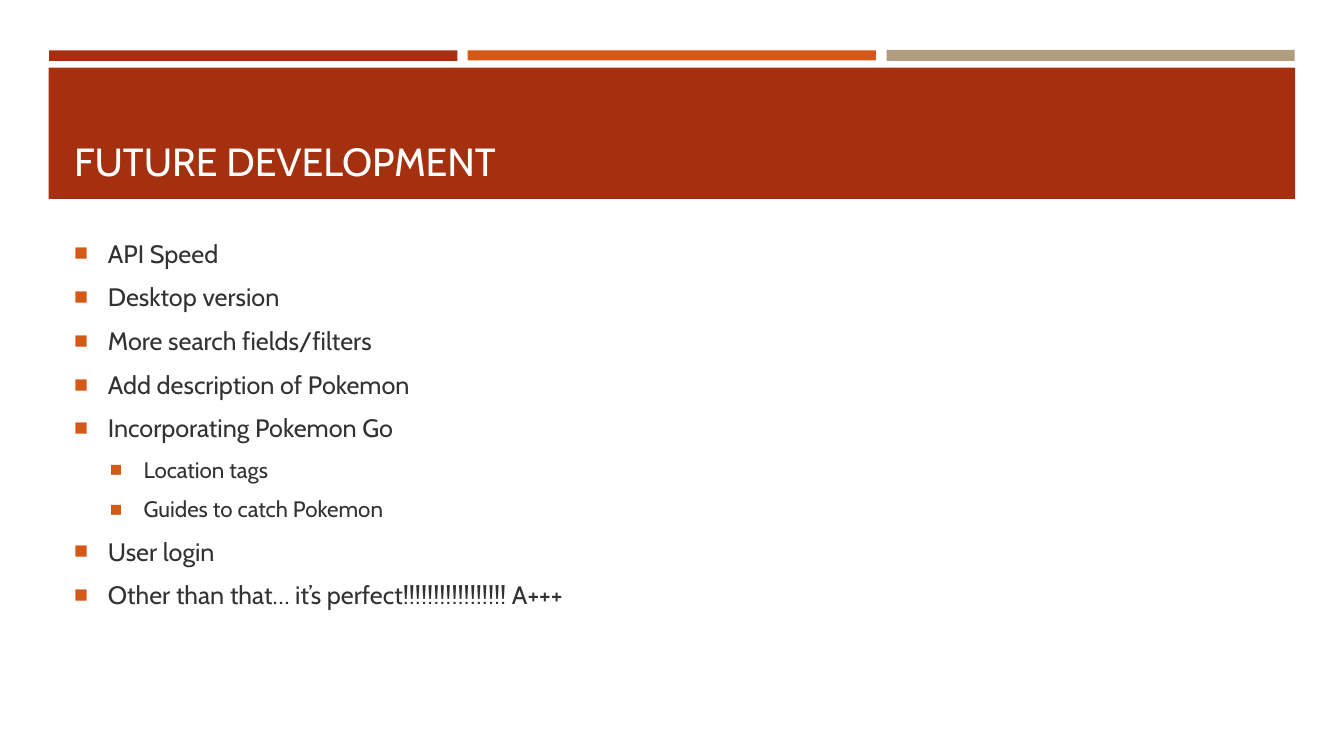
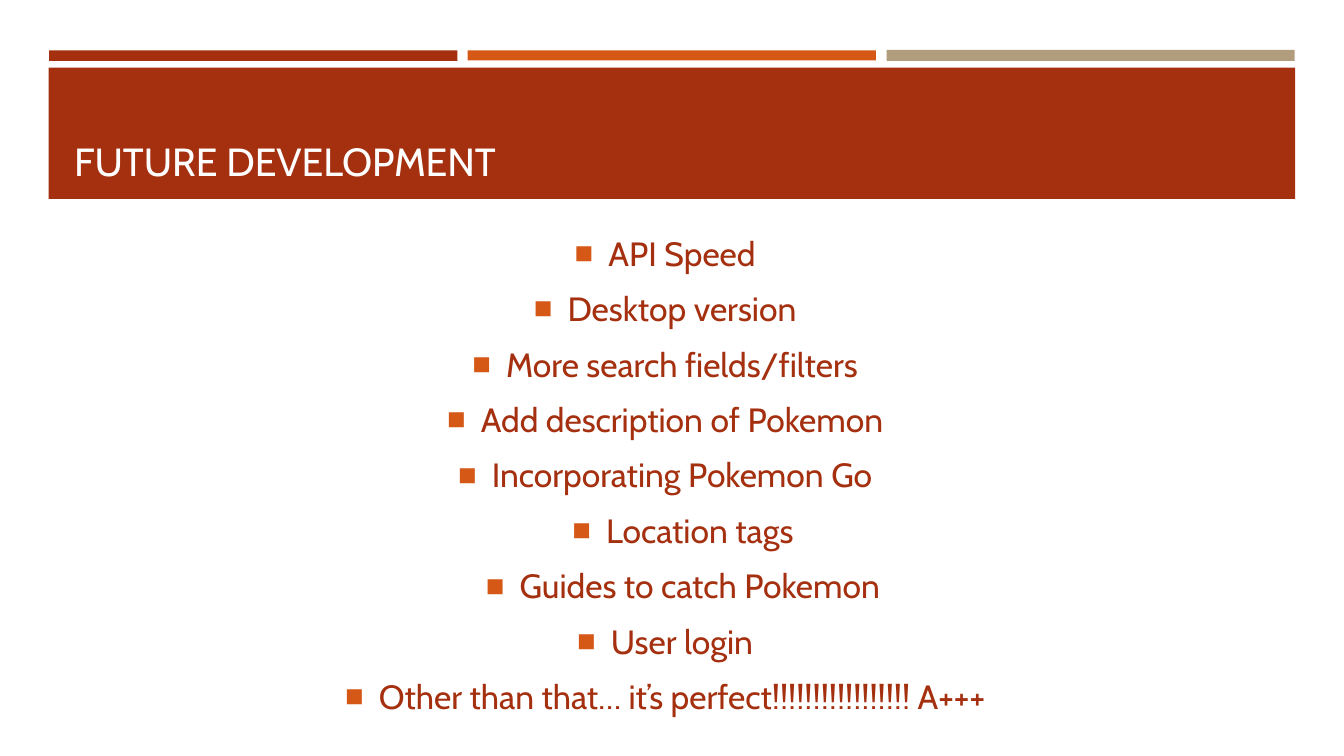
Before and after one commit to RaptorCentauri/Pokedex, a slide deck: slide 10 of The pokeproject.pptx (slide 9 before the commit). Drawn at 1344x756 pixels with LibreOffice and Linux fonts; fonts in the diff are those of the drawing. Boxes give left, top, right and bottom in pixels: in the first picture for what was removed or moved away, otherwise in the second. Text is boxed around its words. In the diff, an @@ line names an element or a change of style, - is before the commit and + after.

```diff
--- a/The pokeproject.pptx
+++ b/The pokeproject.pptx
@@ text "API Speed" moved from (x1=108, y1=244, x2=563, y2=610) to (x1=379, y1=295, x2=985, y2=717) @@
@@ text "API Speed" at (x1=379, y1=295, x2=985, y2=717): size 18 to 24 pt in "API Speed", "Desktop version", "More search fields/filters", "Add description of Pokemon" and 3 more places; text colour #323232 to #A5300F; size 16 to 24 pt in "Location tags", "Guides to catch Pokemon"; alignment left to centre; more space between paragraphs @@
```
Also in this commit, not shown: 6 other slides changed, 1 slide added.
